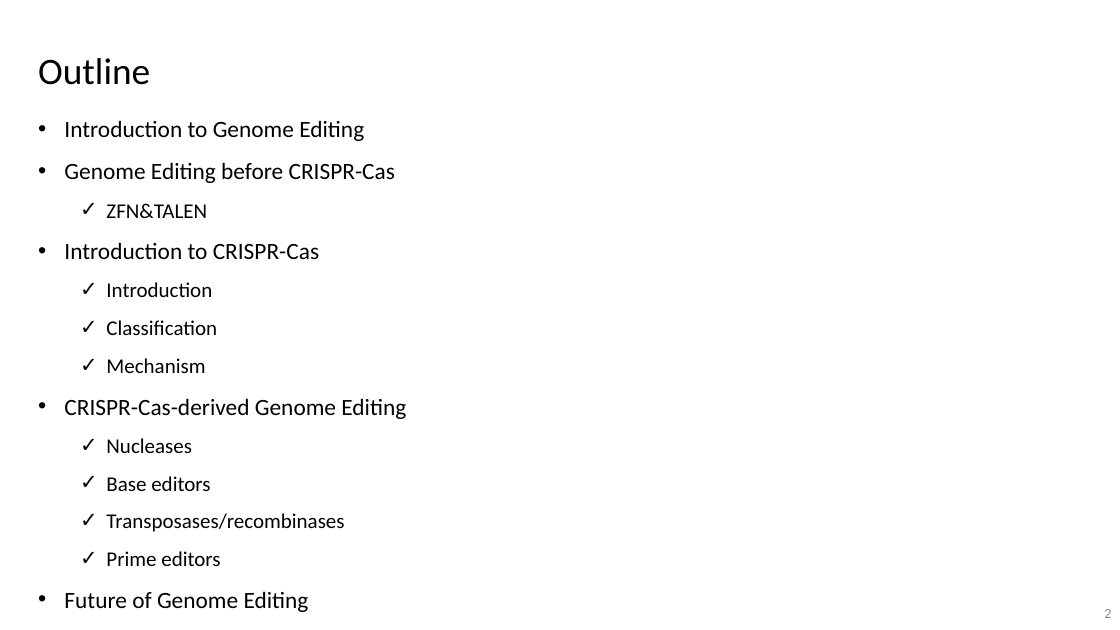
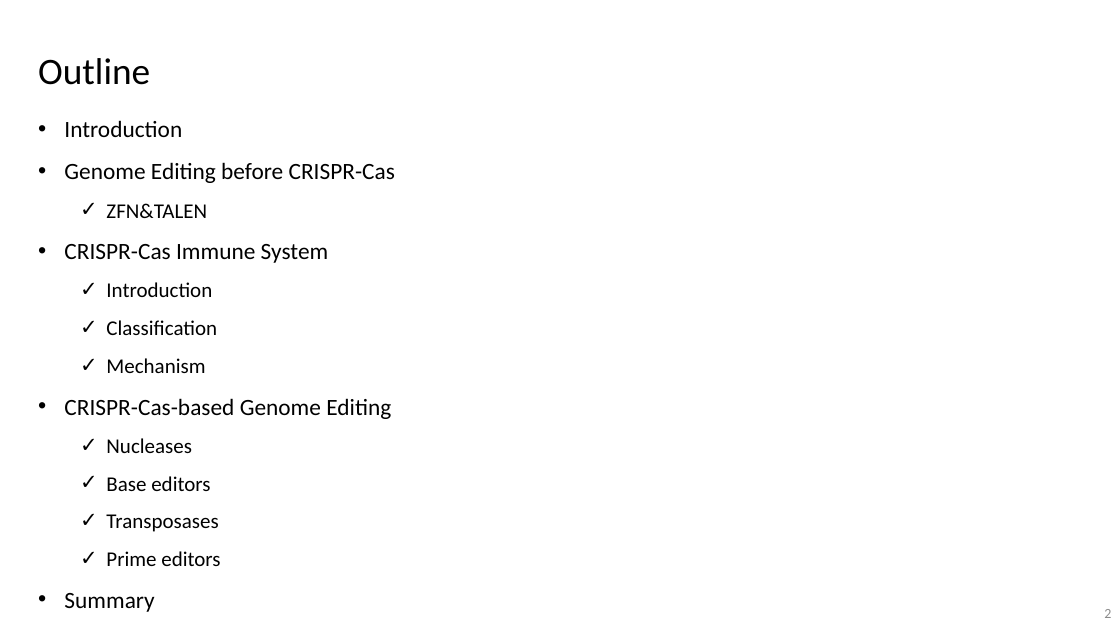
Before and after one commit to vwOvOwv/PKU-Undergraduate-Course, a slide deck: slide 2 of 遗传学(Genetics)/讨论课/Topic-3_遗传学技术/CRISPR-Cas.pptx. Drawn at 1120x630 pixels with LibreOffice and Linux fonts; fonts in the diff are those of the drawing. Boxes give left, top, right and bottom in pixels: in the first picture for what was removed or moved away, otherwise in the second. Text is boxed around its words. In the diff, an @@ line names an element or a change of style, - is before the commit and + after.

```diff
--- a/遗传学(Genetics)/讨论课/Topic-3_遗传学技术/CRISPR-Cas.pptx
+++ b/遗传学(Genetics)/讨论课/Topic-3_遗传学技术/CRISPR-Cas.pptx
@@ text at (64,120,182,137): text changed @@
-• Introduction to Genome Editing
+• Introduction
@@ text at (64,244,329,263): text changed @@
-• Introduction to CRISPR-Cas
+• CRISPR-Cas Immune System
@@ text at (64,398,391,419): text changed @@
-• CRISPR-Cas-derived Genome Editing
+• CRISPR-Cas-based Genome Editing
@@ text at (106,514,218,532): text changed @@
-  ✓ Transposases/recombinases
+  ✓ Transposases
@@ text at (64,593,154,612): text changed @@
-• Future of Genome Editing
+• Summary
```
Also in this commit, not shown: 22 other slides changed, 25 slides added, 6 slides removed.
